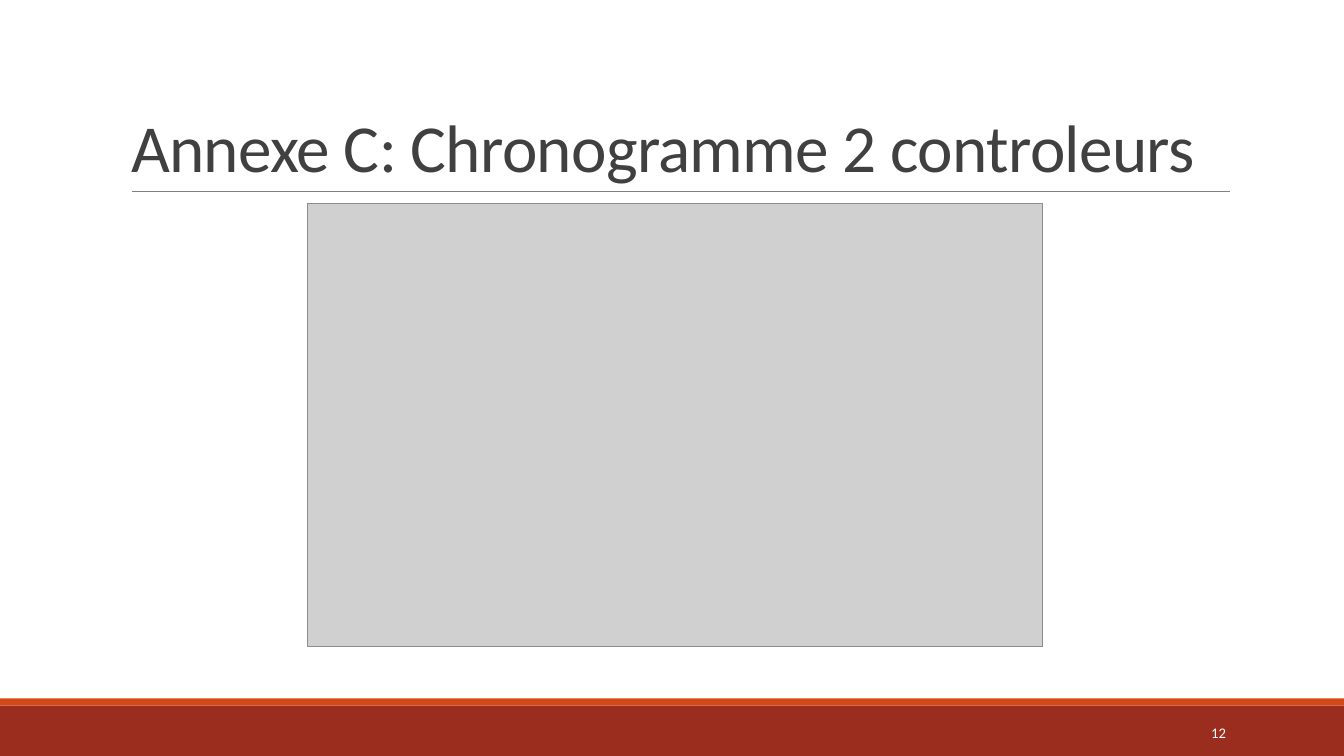
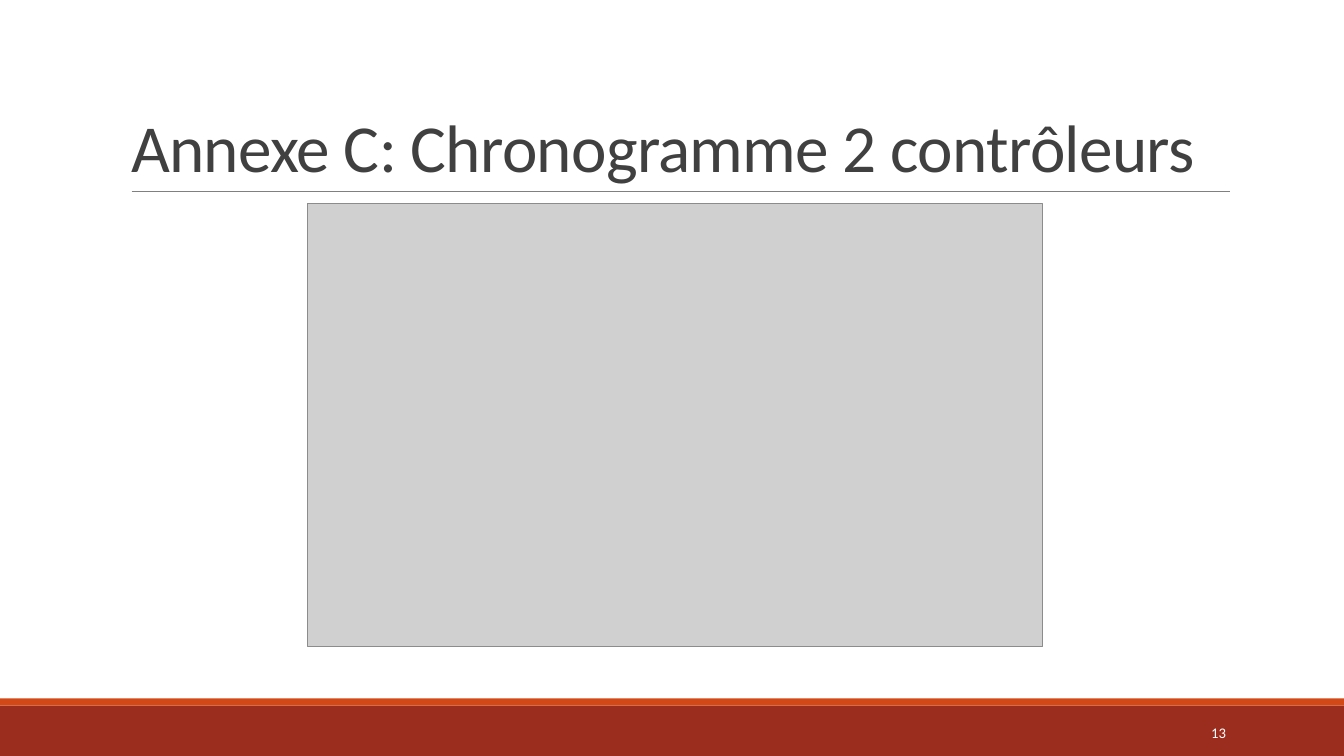
Before and after one commit to XavRobo/IbexAsynchrone, a slide deck: slide 13 of Release/CR/Presentation/ASModee.pptx (slide 12 before the commit). Drawn at 1344x756 pixels with LibreOffice and Linux fonts; fonts in the diff are those of the drawing; grey boxes stand for pictures. Boxes give left, top, right and bottom in pixels: in the first picture for what was removed or moved away, otherwise in the second. Text is boxed around its words. In the diff, an @@ line names an element or a change of style, - is before the commit and + after.

```diff
--- a/Release/CR/Presentation/ASModee.pptx
+++ b/Release/CR/Presentation/ASModee.pptx
@@ title at bbox=[131, 125, 1195, 184]: text changed @@
-Annexe C: Chronogramme 2 controleurs
+Annexe C: Chronogramme 2 contrôleurs
```
Also in this commit, not shown: 1 other slide changed, 4 slides added, 1 slide removed, 23 other files.
